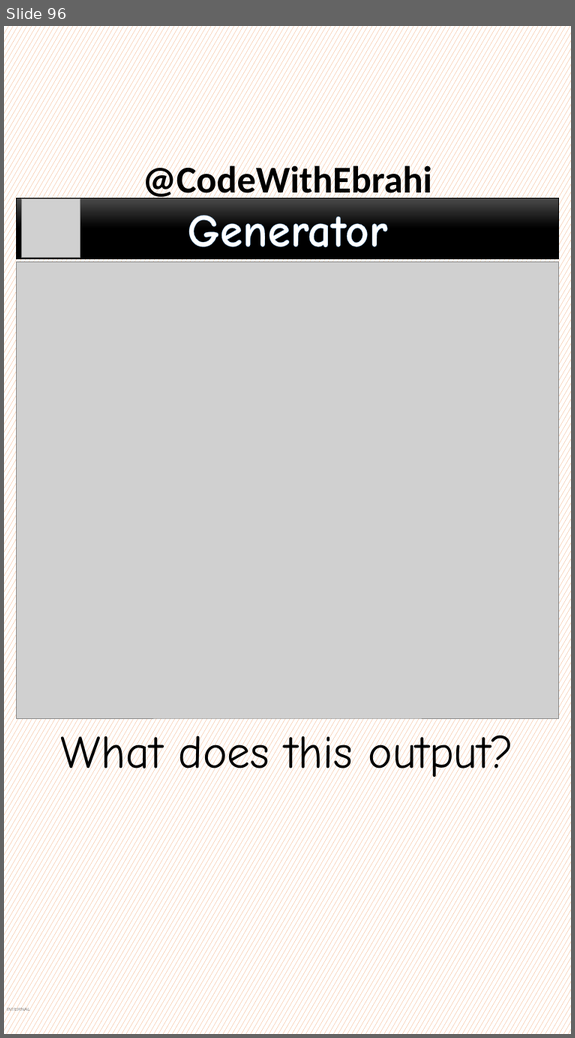
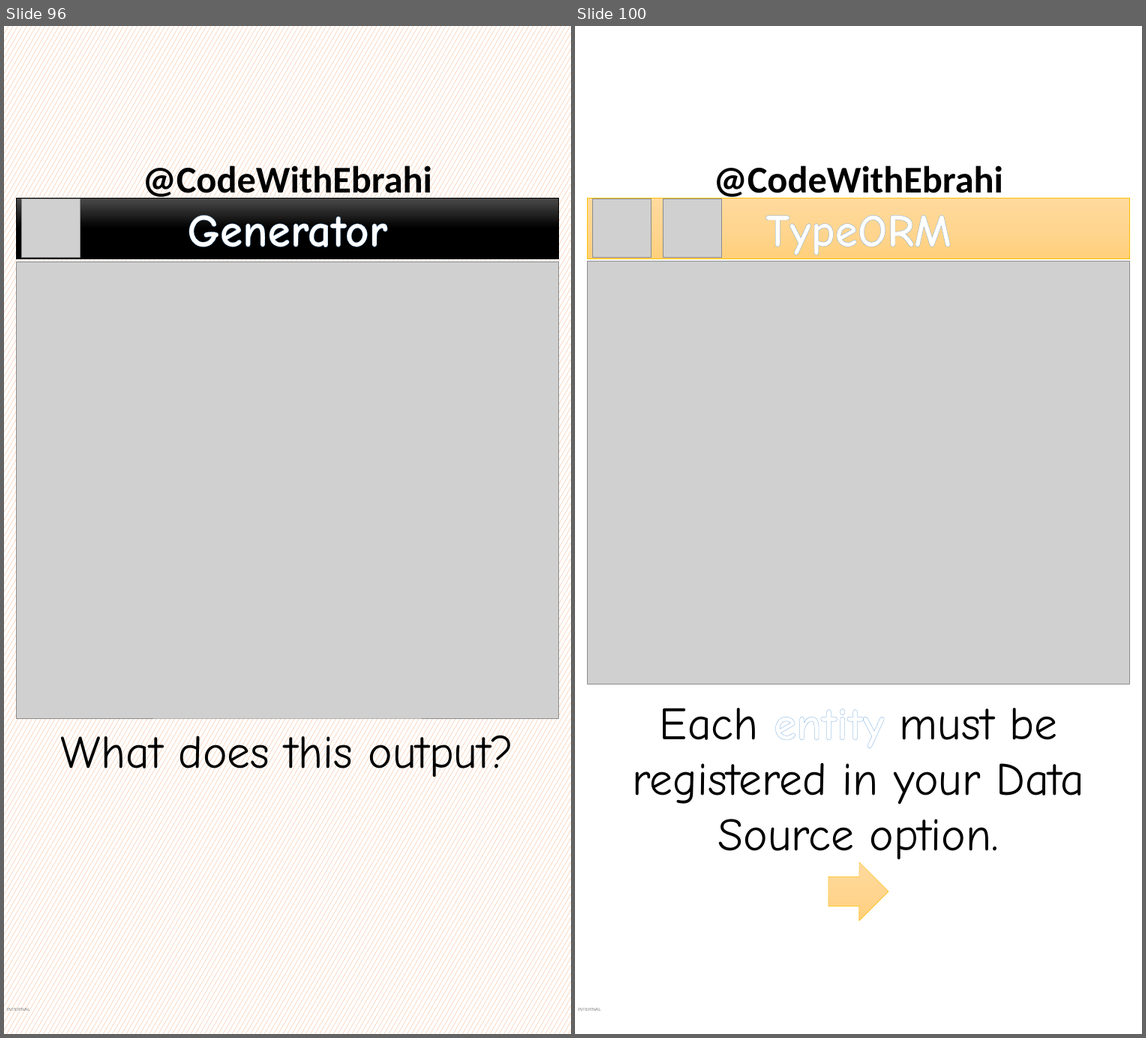
Before and after one commit to ebrahimsalehi1/python_codes, a slide deck: assets/images.pptx. Shown side by side, each under a label of ours: slide 96 before the commit, slides 96 and 100 after it; the slides between them are not shown. The pictures are 575x1038 and 1146x1038 pixels, drawn with LibreOffice and Linux fonts; fonts in the diff are those of the drawing; grey boxes stand for pictures; background and template pictures are left out. Boxes give left, top, right and bottom in pixels: in the first picture for what was removed or moved away, otherwise in the second. Text is boxed around its words. In the diff, an @@ line names an element or a change of style, - is before the commit and + after.

```diff
--- a/assets/images.pptx
+++ b/assets/images.pptx
@@ slide 100 added at box(575, 26, 1142, 1034), background picture (left out); not listed: 2 template elements that a slide beside it also shows @@
@@ rectangle added at box(587, 198, 1129, 258), fill gradient #FFDB9E to #FFD590 to #FFD07C, outline #FFC000 0.5 pt, 66 pt, text #FFFFFF, bold @@
+TypeORM
@@ picture added at box(593, 198, 651, 257) @@
@@ picture added at box(663, 198, 722, 257) @@
@@ picture added at box(587, 262, 1129, 684) @@
@@ text added at box(632, 708, 1084, 859), 66 pt, text #000000 @@
+Each entity must be registered in your Data Source option.
@@ right arrow added at box(829, 862, 889, 921), fill gradient #FFDB9E to #FFD590 to #FFD07C, outline #FFC000 0.5 pt @@
```
Also in this commit, not shown: 5 other slides added, 1 other file.
